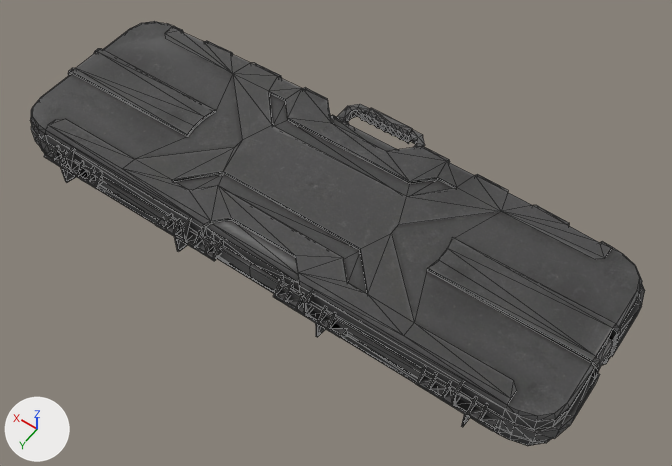
The FBX model HFO/Contents/mods/HFO/media/models_X/WorldItems/RifleCase.fbx: old version first, new version second.
Both versions are drawn from a 50 mm lens placed at (-0.00348, 0.00465, 0.0071), pointed at (-0.00027, 0.00016, 0.00005). Lighting does not change. The marker at lower left points along +X, +Y and +Z. Mesh edges are drawn as thin lines. Where no turn or scale is listed for an object, it has been applied to the vertices. Vertices at the same position are counted once.

Names of what the first picture shows: 'RifleCase'.
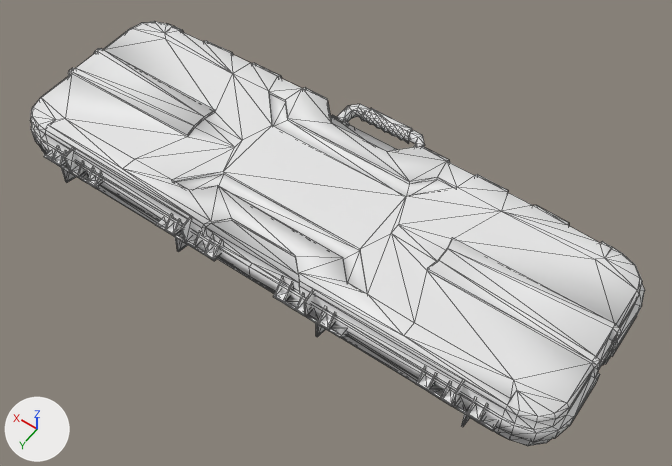
Changed parts and their boxes (x1, y1, x2, y2) in the pictures (672 x 466 px):
part 1 of me_riflecase, deleted
    before: (174, 230, 321, 337)
part 2 of me_riflecase, deleted
    before: (428, 389, 497, 428)
part 3 of me_riflecase, deleted
    before: (61, 158, 79, 179)
part 4 of me_riflecase, recoloured (grey to white)
    both: (31, 27, 645, 446)

The change, as a list of edits to the scene's bpy script:
```text
Change me_riflecase:
    used by ob_riflecase; location = (0.0, 0.0, 0.0)
    remove me_riflecase.from_pydata(...)  # 1355 vertices, 2304 faces; spans x -0.00303..0.00303, y -0.0012..0.00121, z -0.00001..0.00056
    add me_riflecase.from_pydata(...)  # 1317 vertices, 2364 faces; spans x -0.00303..0.00303, y -0.0012..0.00121, z -0.00001..0.00056
    me_riflecase part 1: 24 vertices removed from x -0.00082..0.00082, y 0.00106..0.00121, z 0.00026..0.00029
    me_riflecase part 2: 10 vertices removed from x -0.00243..-0.00195, y 0.00107..0.00121, z 0.00026..0.00029
    me_riflecase part 3: 4 vertices removed from x 0.00217..0.00231, y 0.00107..0.00121, z 0.00026..0.00029
    me_riflecase part 4: 1736 faces spanning x -0.00303..0.00303, y -0.0012..0.00121, z -0.00001..0.00056 switch from mat_riflecase (picture img_riflecase_png) to no material
    me_riflecase part 5: the surface is now shaded smooth
```
